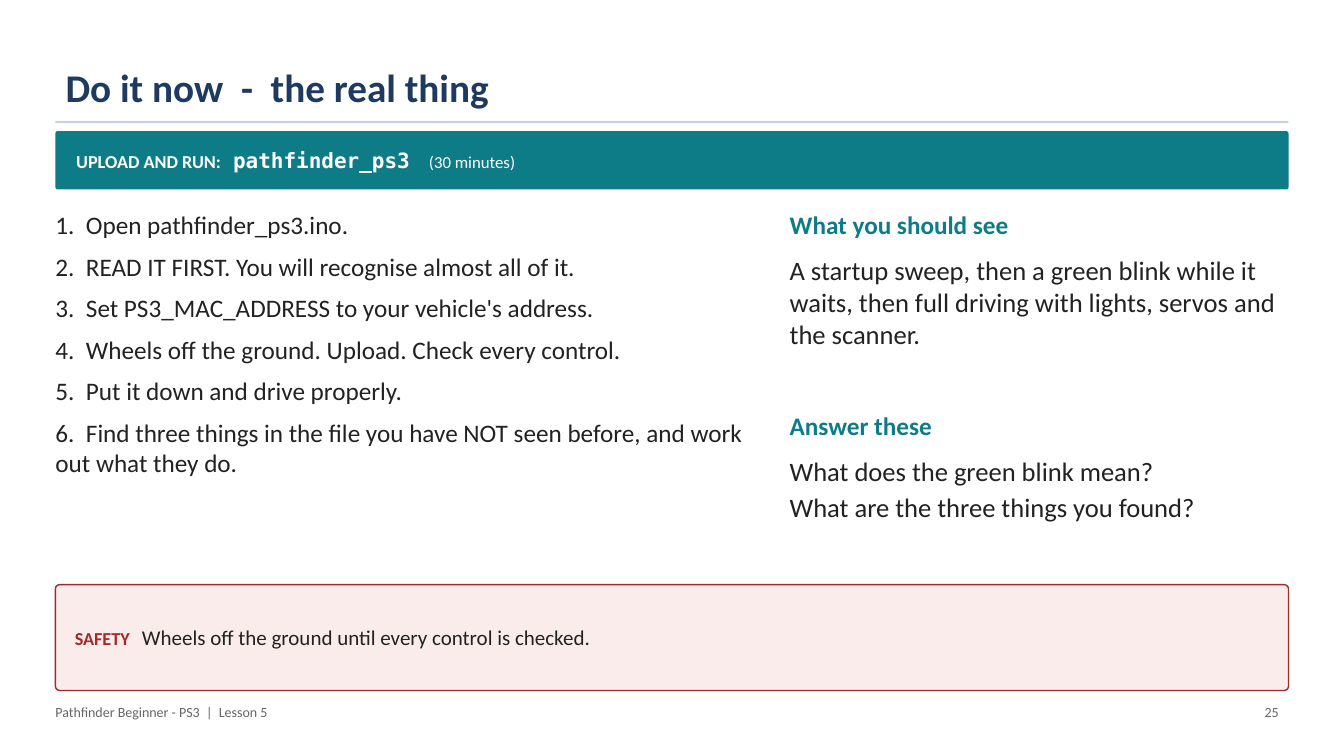
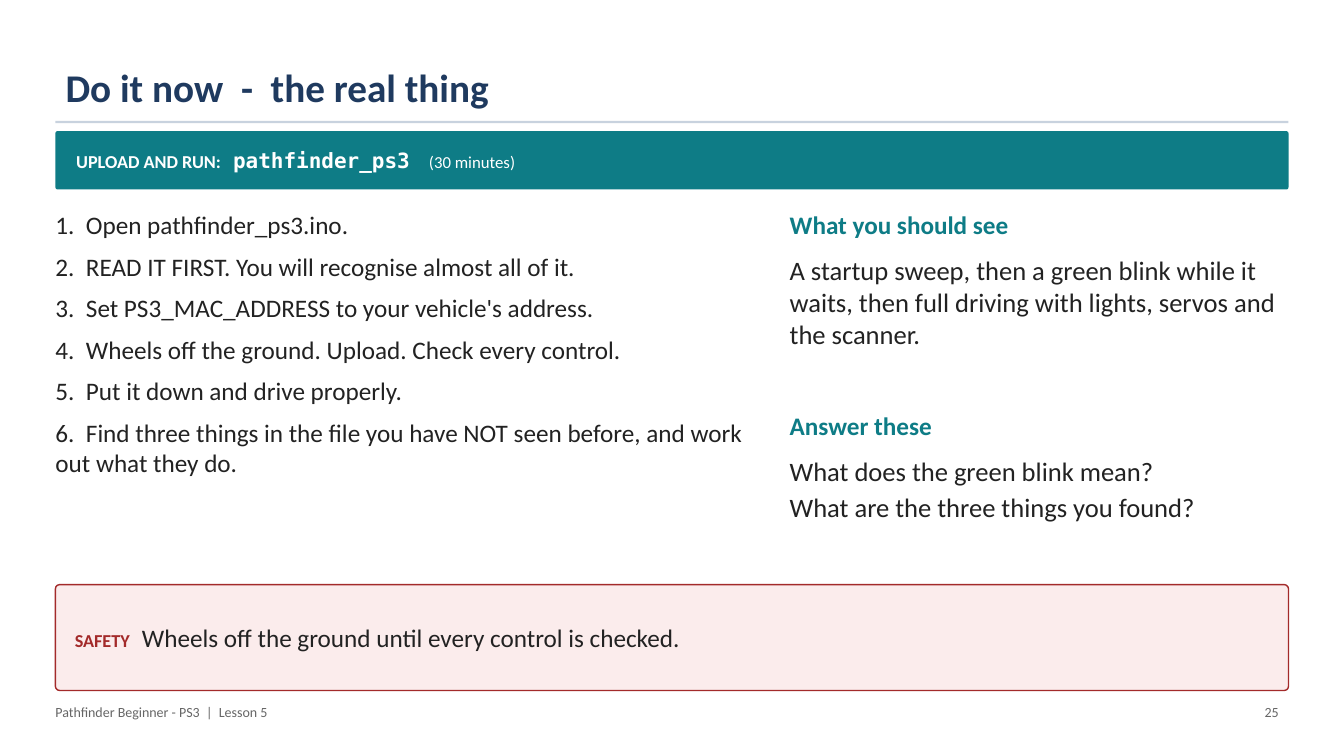
Before and after one commit to PorpoiseRobotics/porpoise-robotics, a slide deck: slide 25 of ground-vehicle/docs/courses/beginner-ps3/l5_maneuvers_with_lights.pptx. Drawn at 1344x756 pixels with LibreOffice and Linux fonts; fonts in the diff are those of the drawing. Boxes give left, top, right and bottom in pixels: in the first picture for what was removed or moved away, otherwise in the second. Text is boxed around its words. In the diff, an @@ line names an element or a change of style, - is before the commit and + after.

```diff
--- a/ground-vehicle/docs/courses/beginner-ps3/l5_maneuvers_with_lights.pptx
+++ b/ground-vehicle/docs/courses/beginner-ps3/l5_maneuvers_with_lights.pptx
@@ rounded rectangle "SAFETY Wheels off the ground ..." at (x1=55, y1=585, x2=1289, y2=691): size 15 to 18 pt in "Wheels off the ground until every control ..." @@
```
Also in this commit, not shown: 10 other slides changed, 22 other files.
